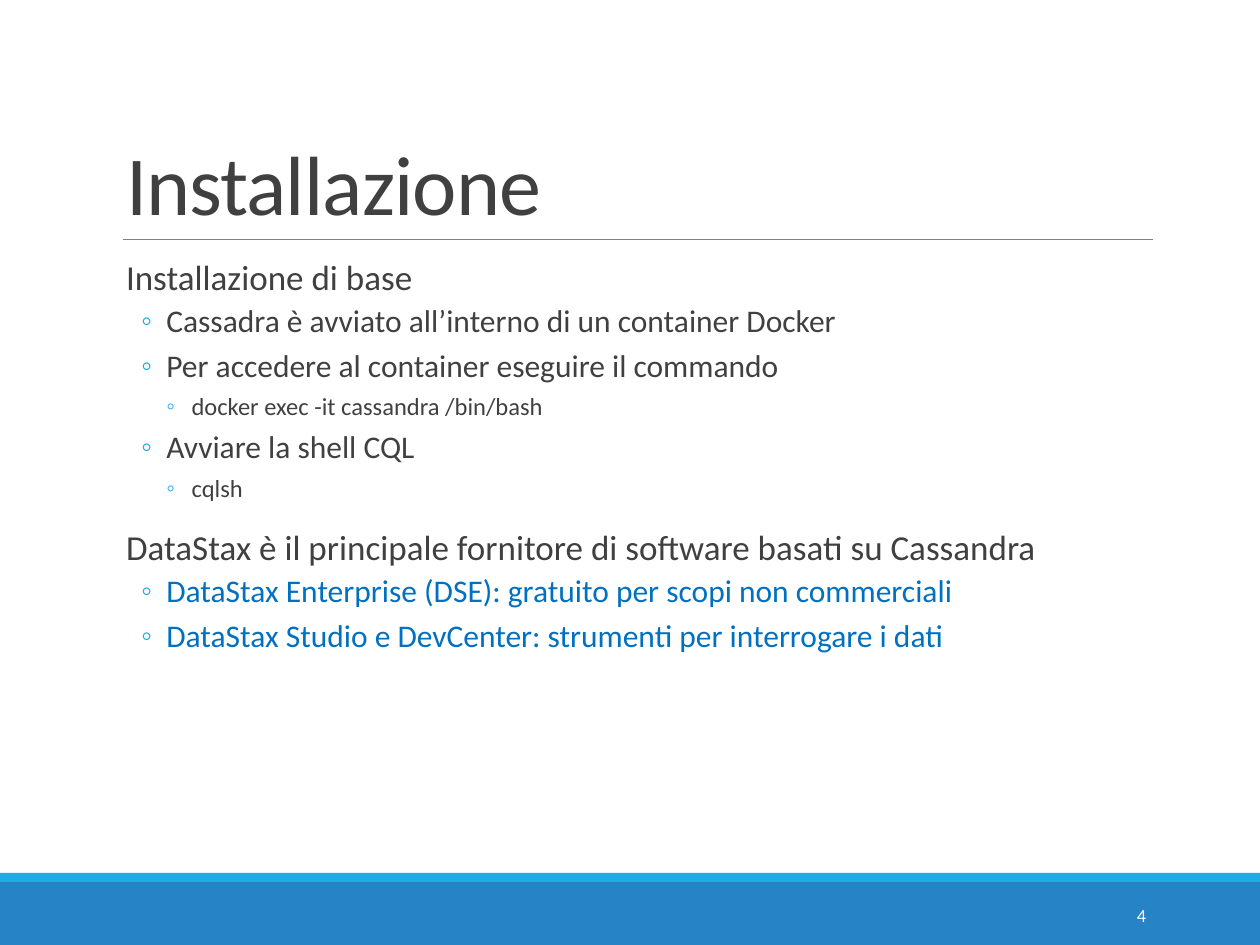
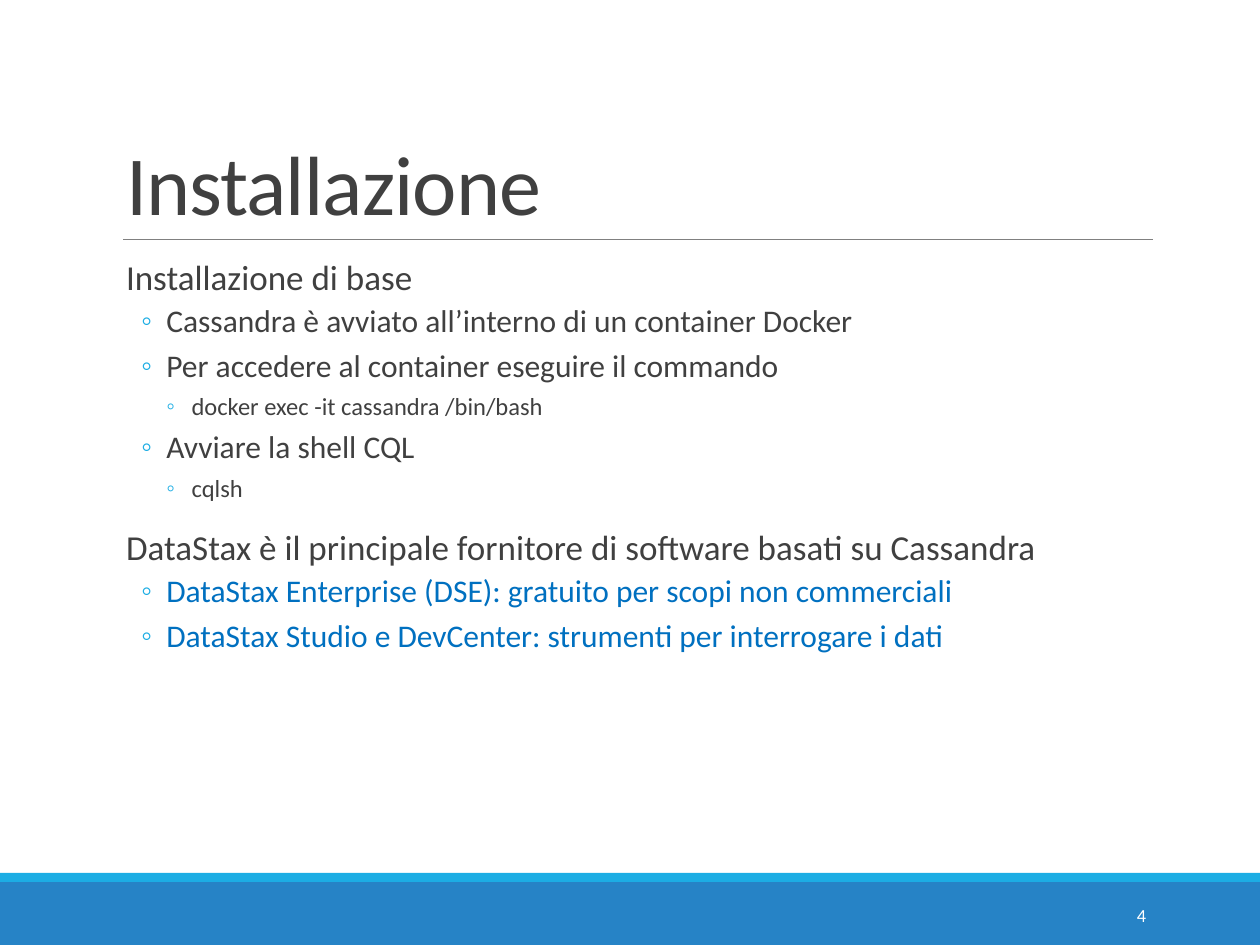
Before and after one commit to w4bo/teaching-nosql, a slide deck: slide 4 of slides/02 - E2 - Cassandra Intro.pptx. Drawn at 1260x945 pixels with LibreOffice and Linux fonts; fonts in the diff are those of the drawing. Boxes give left, top, right and bottom in pixels: in the first picture for what was removed or moved away, otherwise in the second. Text is boxed around its words. In the diff, an @@ line names an element or a change of style, - is before the commit and + after.

Commit message:
fix slides

```diff
--- a/slides/02 - E2 - Cassandra Intro.pptx
+++ b/slides/02 - E2 - Cassandra Intro.pptx
@@ text at (166, 310, 852, 332): text changed @@
-  ◦ Cassadra è avviato all’interno di un container Docker
+  ◦ Cassandra è avviato all’interno di un container Docker
```
Also in this commit, not shown: 2 other slides changed.
